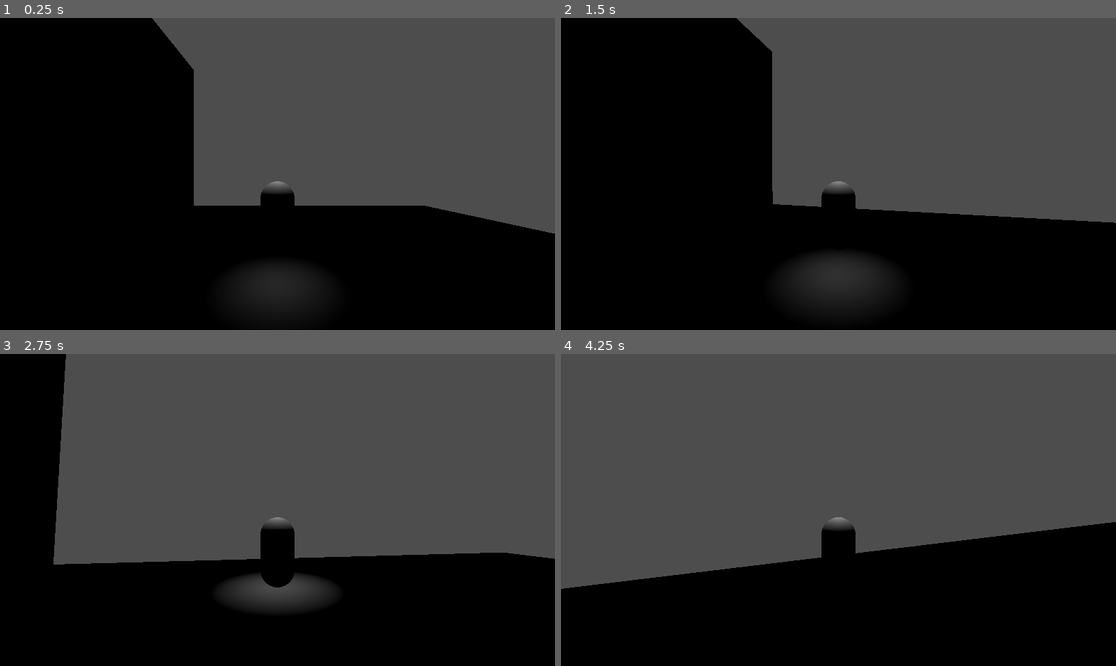
Above: before the commit, frames 1-4 (two rows, left to right).
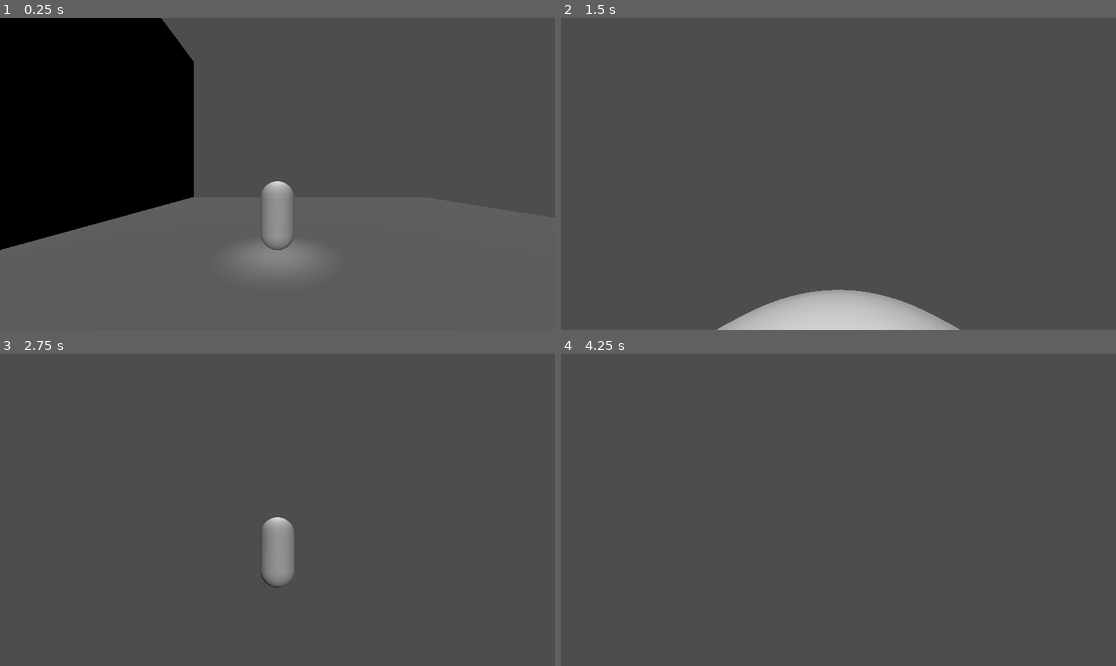
Above: after the commit, the same moments.

Repository: jackmenty/2025-Game
Game: Godot game, scene res://Scenes/Test_level.tscn
The game is run twice, just before and just after one commit, with the same random seed, the same clock (stepped at 60 frames per second) and the same inputs.
Inputs (mouse positions are in pixels of both pictures, inside the frame that each line leads up to):
- Up to frame 1 (0.25 s): no input
- Up to frame 2 (1.5 s): move the mouse to (866, 174) at 0.52 s; hold W (move_forward) from 0.53 s (still down); tap Tab (ui_focus_next) at 0.6, 1.35 s; tap Space (jump) at 0.77 s; move the mouse to (810, 174) at 1.27 s
- Up to frame 3 (2.75 s): keep holding W (move_forward); tap Space (jump) at 1.52 s; move the mouse to (288, 503) at 2.02 s; tap Tab (ui_focus_next) at 2.1 s
- Up to frame 4 (4.25 s): keep holding W (move_forward); move the mouse to (832, 516) at 2.77 s; tap Tab (ui_focus_next) at 2.85, 3.6 s; tap Space (jump) at 3.02, 3.77 s; move the mouse to (877, 513) at 3.52 s; tap Escape (ui_cancel) at 4.15 s

The runs differ from the first frame. In frame 1, 37% of the frame differs, in the area x 0-100%, y 0-100%; in frame 2, 61%; in frame 3, 42%; in frame 4, 36%.

Commit message:
Fixed camera bug + changed movement values

Diff:
--- a/Scenes/Character.tscn
+++ b/Scenes/Character.tscn
@@ -21,7 +21,6 @@
 transform = Transform3D(1, 0, 0, 0, 1, 0, 0, 0, 1, 0, 1.21527, 0)
 spring_length = 6.0
 script = ExtResource("2_jo2ib")
-min_vertical_angle = -1.55334
 
 [node name="Camera3D" type="Camera3D" parent="SpringArm3D"]
 transform = Transform3D(1, 0, 0, 0, 1, 0, 0, 0, 1, 0, 0, 2.33997)
@@ -29,5 +28,6 @@
 
 [node name="SpotLight3D" type="SpotLight3D" parent="."]
 transform = Transform3D(1, 0, 0, 0, -4.37114e-08, 1, 0, -1, -4.37114e-08, 0, 2.14857, 0)
+light_energy = 2.24
 spot_angle = 30.7
 spot_angle_attenuation = 1.27456
--- a/Scenes/Test_level.tscn
+++ b/Scenes/Test_level.tscn
@@ -2,7 +2,7 @@
 
 [ext_resource type="PackedScene" uid="uid://dqfrll158h75v" path="res://Scenes/Character.tscn" id="1_tfsjm"]
 
-[node name="Node3D" type="Node3D"]
+[node name="Level" type="Node3D"]
 
 [node name="CSGBox3D" type="CSGBox3D" parent="."]
 use_collision = true
@@ -15,3 +15,6 @@
 
 [node name="CharacterBody3D" parent="." instance=ExtResource("1_tfsjm")]
 transform = Transform3D(1, 0, 0, 0, 1, 0, 0, 0, 1, 0, 2.80151, 0)
+
+[node name="DirectionalLight3D" type="DirectionalLight3D" parent="."]
+transform = Transform3D(1, 0, 0, 0, 0.931894, 0.362731, 0, -0.362731, 0.931894, 0, 18.5691, 41.5467)
--- a/Scripts/Character.gd
+++ b/Scripts/Character.gd
@@ -1,8 +1,10 @@
 extends CharacterBody3D
 
 
-const SPEED = 5.0
-const JUMP_VELOCITY = 4.5
+const SPEED = 25.0
+const JUMP_VELOCITY = 13.5
+const ACCELERATION = 10
+const DECELERATION = 15
 @onready var springarm = $SpringArm3D
 @onready var camera = $SpringArm3D/Camera3D
 
@@ -10,7 +12,7 @@
 func _physics_process(delta: float) -> void:
 	# Add the gravity.
 	if not is_on_floor():
-		velocity += get_gravity() * delta
+		velocity += get_gravity() * delta * 4
 
 	# Handle jump.
 	if Input.is_action_just_pressed("jump") and is_on_floor():
@@ -20,7 +22,6 @@
 	# As good practice, you should replace UI actions with custom gameplay actions.
 	var input_dir := Input.get_vector("move_left", "move_right", "move_forward", "move_back")
 	var direction: Vector3 = (springarm.transform.basis * Vector3(input_dir.x, 0, input_dir.y)).normalized()
-	print(springarm.transform.basis )
 	var corrected_dir = Vector3(direction.x, 0, direction.z).normalized()
 	if corrected_dir:
 		velocity.x = corrected_dir.x * SPEED
@@ -29,5 +30,9 @@
 		velocity.x = move_toward(velocity.x, 0, SPEED)
 		velocity.z = move_toward(velocity.z, 0, SPEED)
 
+	if Input.is_action_just_pressed("ui_cancel"):
+		Input.set_mouse_mode(Input.MOUSE_MODE_VISIBLE)
 
+	if Input.is_action_just_pressed("ui_focus_next"):
+		Input.set_mouse_mode(Input.MOUSE_MODE_CAPTURED)
 	move_and_slide()
--- a/Scripts/camera_spring_arm.gd
+++ b/Scripts/camera_spring_arm.gd
@@ -16,7 +16,7 @@
 		rotation.y = wrapf(rotation.y ,0.0, TAU)
 
 		rotation.x -= event.relative.y * mouse_sensitivity
-		rotation.x = clamp(rotation.x , -PI/2, PI/4)
+		rotation.x = clamp(rotation.x , -PI/2.1, PI/4)
 
 
 # Called every frame. 'delta' is the elapsed time since the previous frame.
--- a/project.godot
+++ b/project.godot
@@ -58,3 +58,7 @@
 
 lights_and_shadows/directional_shadow/soft_shadow_filter_quality=3
 anti_aliasing/quality/msaa_3d=1
+
+[xr]
+
+shaders/enabled=true
